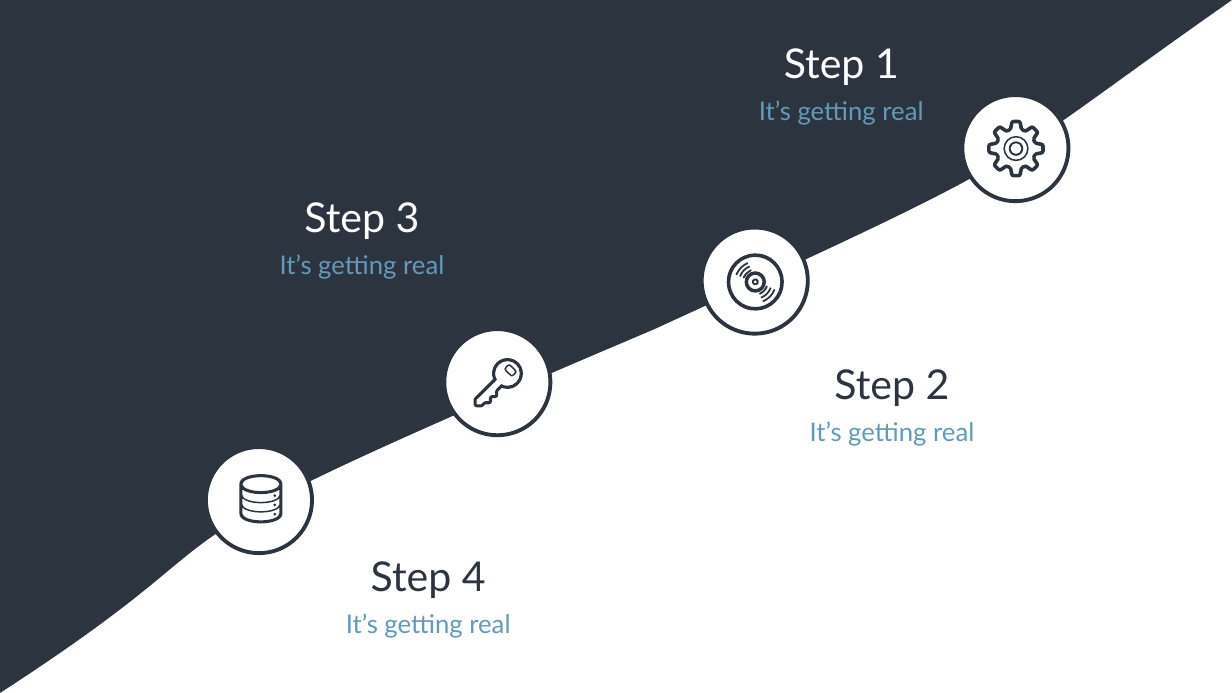
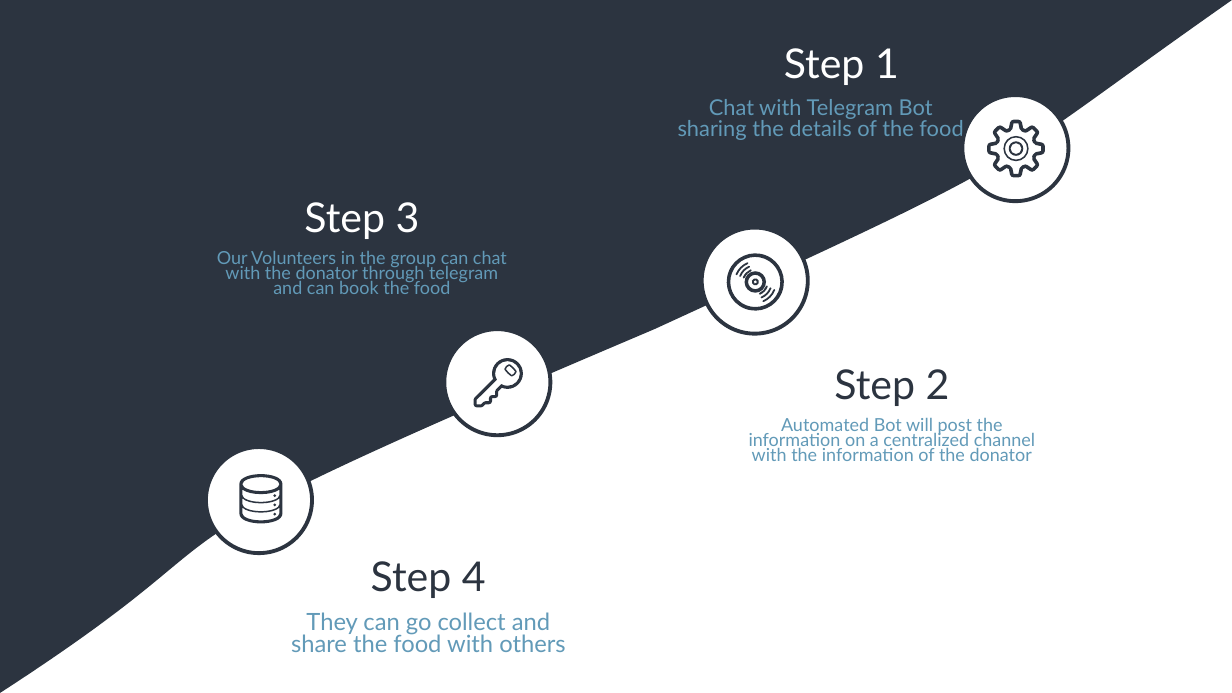
Before and after one commit to mayank-cse/Hunger-Free-Society, a slide deck: slide 4 of hunger1.pptx (slide 3 before the commit). Drawn at 1232x693 pixels with LibreOffice and Linux fonts; fonts in the diff are those of the drawing. Boxes give left, top, right and bottom in pixels: in the first picture for what was removed or moved away, otherwise in the second. Text is boxed around its words. In the diff, an @@ line names an element or a change of style, - is before the commit and + after.

```diff
--- a/hunger1.pptx
+++ b/hunger1.pptx
@@ text at [678,99,963,140]: text changed; size 20 to 17 pt @@
-It’s getting real
+Chat with Telegram Bot
+sharing the details of the food
@@ text at [217,251,507,294]: text changed; size 20 to 14 pt @@
-It’s getting real
+Our Volunteers in the group can chat with the donator through telegram and can book the food
@@ text at [749,418,1035,461]: text changed; size 20 to 14 pt @@
-It’s getting real
+Automated Bot will post the information on a centralized channel with the information of the donator
@@ text at [291,612,565,652]: text changed; size 20 to 18.5 pt @@
-It’s getting real
+They can go collect and share the food with others
```
Also in this commit, not shown: 3 slides added, 2 slides removed.
